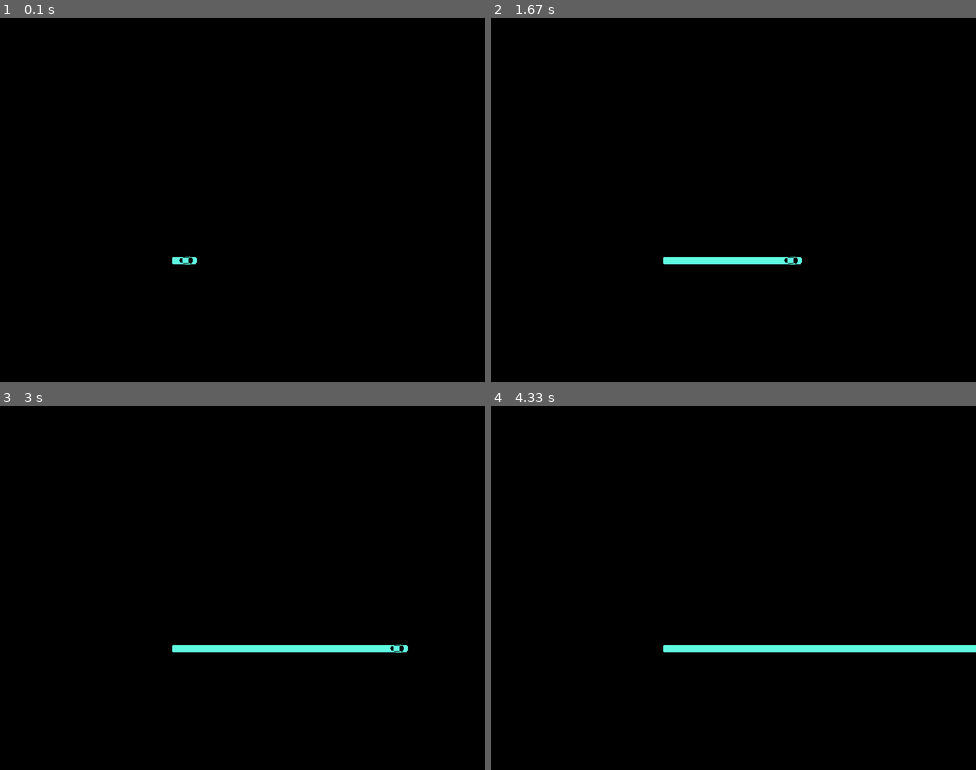
Above: before the commit, frames 1-4 (two rows, left to right).
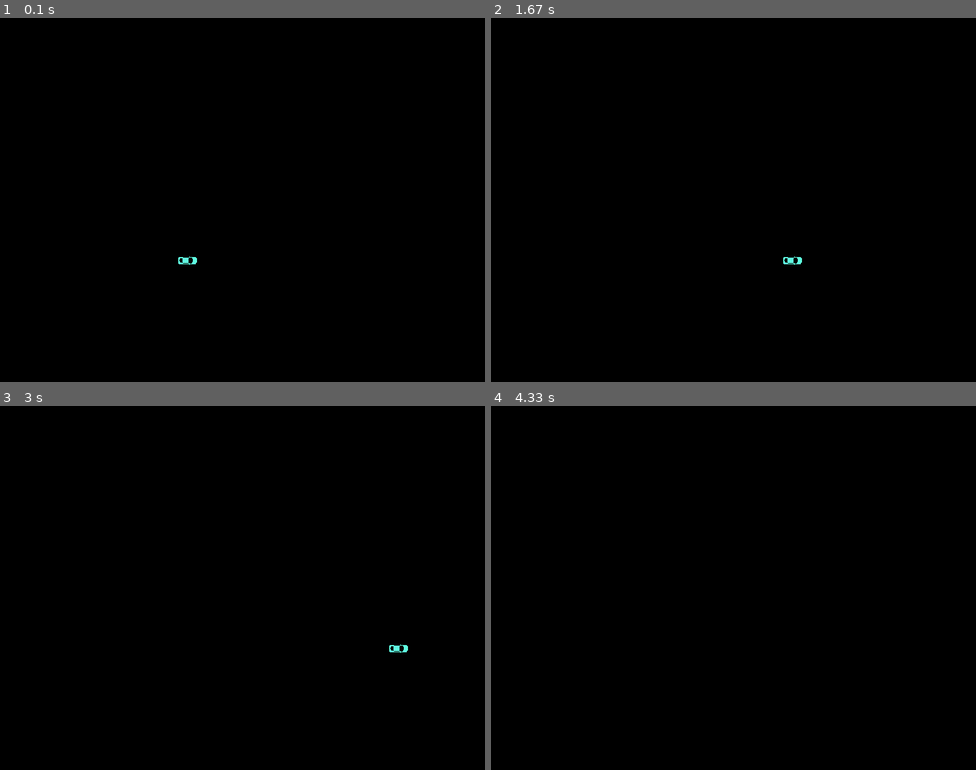
Above: after the commit, the same moments.

Repository: WilliamForSchool/PygameProject
Game: pygame game, started from neww.py
Same seed, same stepped clock (60 frames per second), same inputs: the game is played once before the commit and once after it.
Inputs:
- Up to frame 1 (0.1 s): no input
- Up to frame 2 (1.67 s): no input
- Up to frame 3 (3 s): no input
- Up to frame 4 (4.33 s): no input

The runs differ from the first frame. In frame 1, less than 0.1% of the frame differs, in the area x 35-39%, y 65-68%; in frame 2, 0.5%; in frame 3, 0.9%; in frame 4, 1.3%, in the area x 35-100%, y 65-68%.

Commit message:
Again Car Fix

Diff:
--- a/neww.py
+++ b/neww.py
@@ -25,6 +25,10 @@
 
 # Start of the main execution
 
+def clearScreen():
+	pygame.draw.rect(screen, 'Black', pygame.Rect(0,0,800,600))
+
+
 pygame.init() # initialize and start the pygame engine
 screen = pygame.display.set_mode((800, 600)) # open a window with size
 clock = pygame.time.Clock() # allows us to set FPS rates
@@ -38,6 +42,7 @@
 		if event.type == pygame.QUIT:
 			pygame.quit()
 			exit()
+	clearScreen()
 	car1.draw(screen)
 	car1.update()
 	pygame.display.update()
